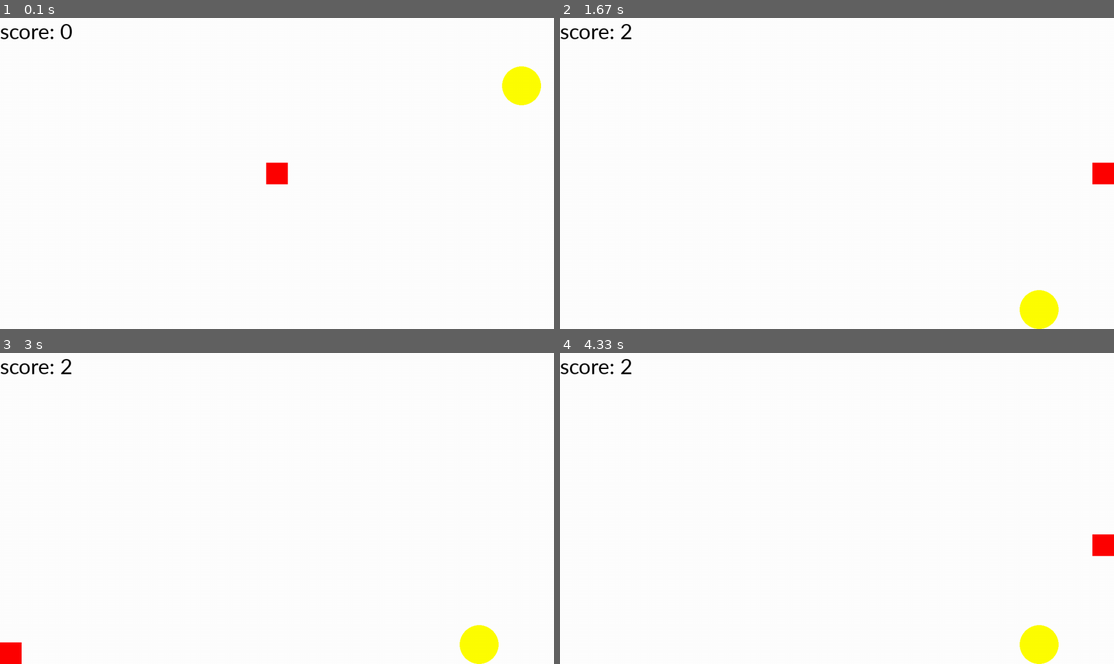
Above: before the commit, frames 1-4 (two rows, left to right).
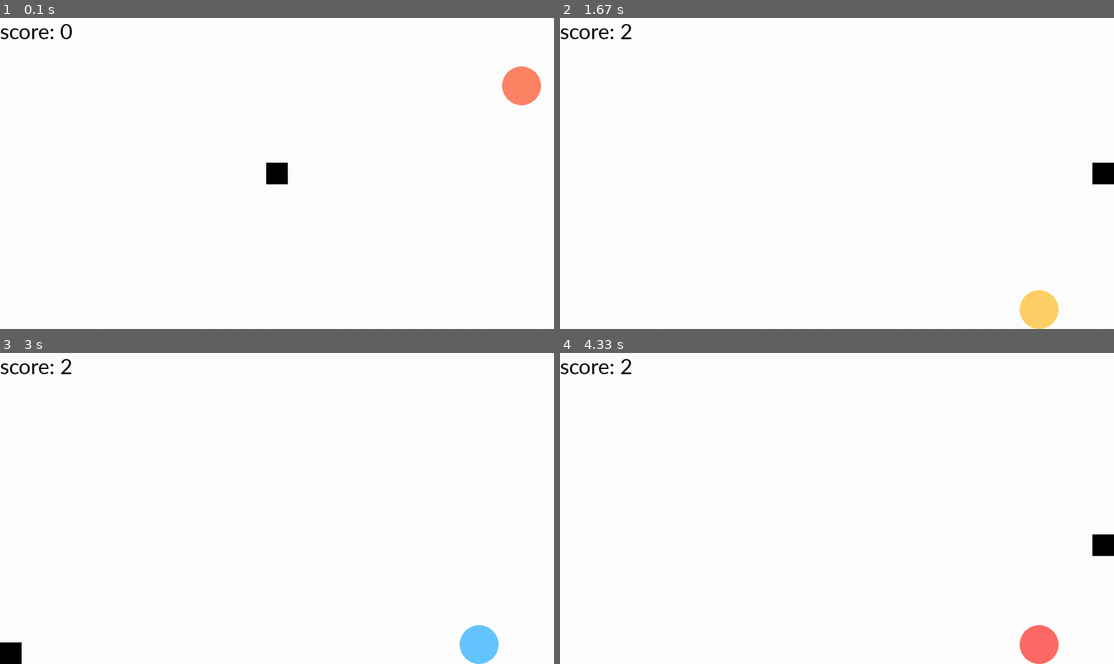
Above: after the commit, the same moments.

Repository: redgeography/Pygame-demo
Game: pygame game, started from demo.py
The game is run twice, just before and just after one commit, with the same random seed, the same clock (stepped at 60 frames per second) and the same inputs.
Inputs:
- Up to frame 1 (0.1 s): no input
- Up to frame 2 (1.67 s): hold Right 0.33-0.8 s; hold Up 0.83-1.13 s; hold Right 1.17-1.63 s
- Up to frame 3 (3 s): hold Left 1.67-2.2 s; hold Down 2.23-2.53 s; hold Left 2.57-2.97 s
- Up to frame 4 (4.33 s): hold Up 3-3.37 s; hold Right 3.4-4.03 s; hold Down from 4.07 s (still down)

The runs differ from the first frame. In frame 1, 1.0% of the frame differs, in the area x 48-98%, y 15-54%; in frame 2, 1.0%; in frame 3, 1.0%, in the area x 0-90%, y 87-100%; in frame 4, 1.0%.

Commit message:
Make player black and circle rainbow

Diff:
--- a/demo.py
+++ b/demo.py
@@ -7,6 +7,9 @@
 
 pygame.init()
 
+rainbow_hue = 0
+
+rainbow = pygame.Color(0, 0, 0)
 
 calibri = pygame.font.SysFont("calibri", 55)
 
@@ -49,12 +52,13 @@
 
 
 def reset():
-    global score # apparently I have to do this
+    global score, rainbow_hue # apparently I have to do this
     player_rect.center = surf_rect.center
     target_rect.left = random_dim(resolution.width)
     target_rect.top = random_dim(resolution.height)
     target_rect.clamp_ip(surf_rect)
     score += 1
+    rainbow_hue = 0
 
 
 def key_pressed(*names):
@@ -80,10 +84,12 @@
 
 
     surface.fill("white")
+    rainbow_hue += 2
+    rainbow_hue %= 360
+    rainbow.hsva = (rainbow_hue, 60, 100, 100)
 
-
-    pygame.draw.rect(surface, "red", player_rect)
-    pygame.draw.ellipse(surface, "yellow", target_rect)
+    pygame.draw.rect(surface, "black", player_rect)
+    pygame.draw.ellipse(surface, rainbow, target_rect)
     surface.blit(
         calibri.render("score: " + str(score), True, "black"), (0, 0)
         )
